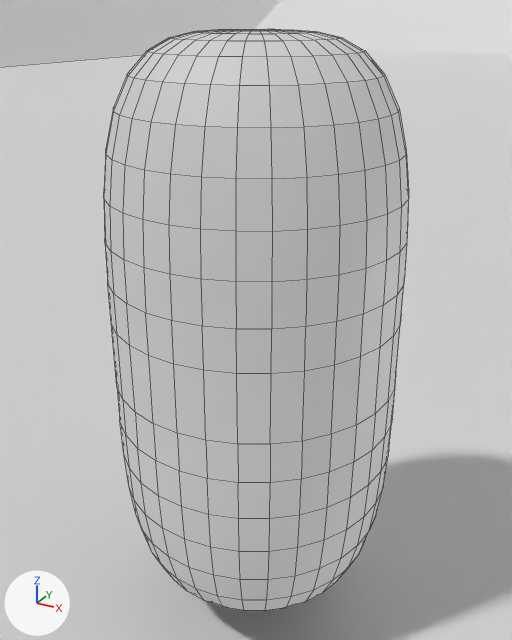
What one commit did to the Blender file models/city_fight.blend.
Rendered twice from a 50 mm camera at (0.856, -18.496, 113.009) aimed at (-0.262, -16.464, 111.993). The lights are fixed; the arrows at lower left show +X, +Y and +Z. Mesh edges are drawn as thin lines.

Objects in the first picture: 'Building-col.004', 'Player Reference'.
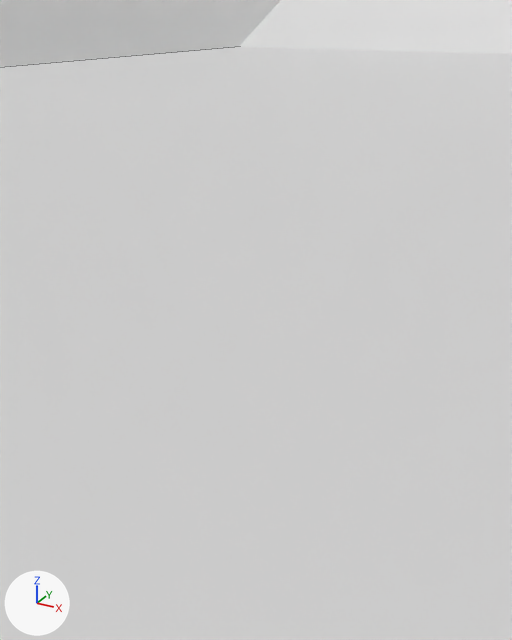
Changed parts and their boxes (x1, y1, x2, y2) in the pictures (512 x 640 px):
'Player Reference', deleted: before (104, 29, 409, 611)

What the commit changed:
Object 'Player Reference' (ob_player_reference) is deleted.
